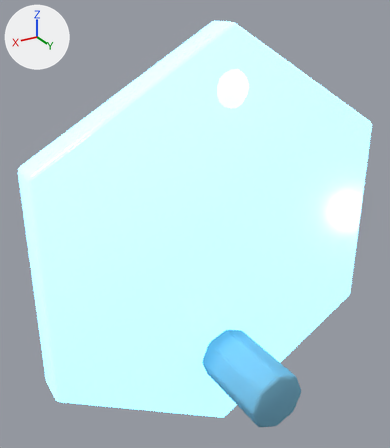
An edit to the Blender file assets-source/blender/buildings/frost_tower.blend, drawn before and after from the same camera.
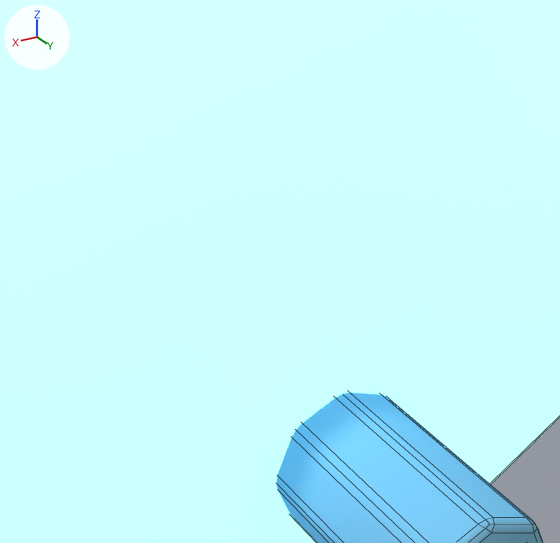
Old and new are each drawn whole from a camera (50 mm lens) standing at (2.72, 4.06, 3.67) and looking at (0.16, -0.19, 1.54) and again close up on the part from 26% to 78% of the width and 42% to 86% of the height. The lights are fixed; the arrows at upper left show +X, +Y and +Z. The older version's two pictures come first. The close-ups show mesh edges as thin lines.

Objects in the first close-up: 'plinth', 'spire'.
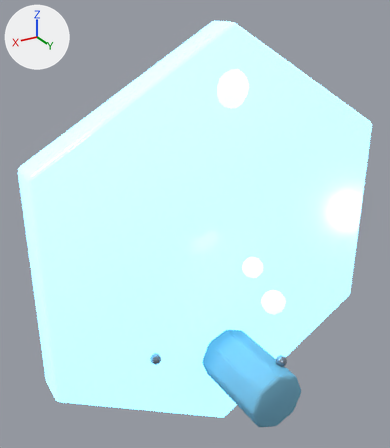
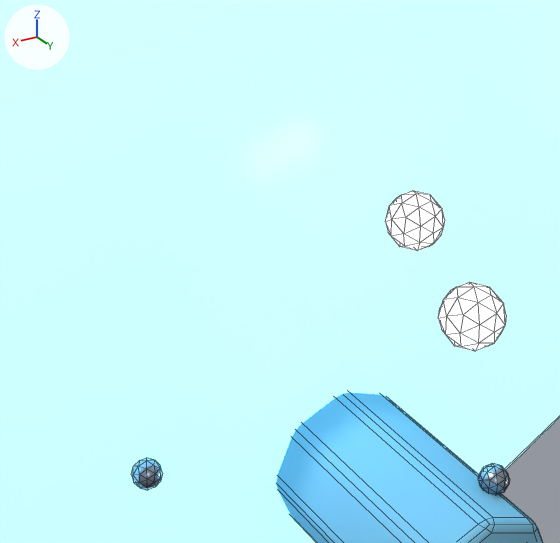
Changed parts and their boxes [x1, y1, x2, y2] in the close-ups (560 x 543 px):
```json
{"object": "identityLamp", "change": "added", "after": [438, 282, 506, 351]}
{"object": "ammoLamp", "change": "added", "after": [385, 191, 445, 251]}
{"object": "plinthBolt.2", "change": "added", "after": [478, 463, 509, 495]}
{"object": "plinthBolt.1", "change": "added", "after": [131, 458, 163, 490]}
```

Edits to the scene script, one JSON object a line:
```json
{"op": "add", "block": "me_icosphere_200", "code": ["me_icosphere_200 = bpy.data.meshes.new('Icosphere.200')", "me_icosphere_200.from_pydata(...)  # an icosphere of 80 faces spanning x -0.095..0.095, y -0.1..0.1, z -0.1..0.1", "me_icosphere_200.polygons.foreach_set('use_smooth', [True] * 80)", "me_icosphere_200.materials.append(mat_mat_frost_tower_glow)  # cyan #adf8ff, glowing cyan #adf8ff"]}
{"op": "add", "block": "me_icosphere_198", "code": ["me_icosphere_198 = bpy.data.meshes.new('Icosphere.198')", "me_icosphere_198.from_pydata(...)  # an icosphere of 80 faces spanning x -0.0523..0.0523, y -0.055..0.055, z -0.055..0.055", "me_icosphere_198.polygons.foreach_set('use_smooth', [True] * 80)", "me_icosphere_198.materials.append(mat_mat_frost_tower_metal)  # greyish blue #99a8b8"]}
{"op": "add", "block": "me_icosphere_195", "code": ["me_icosphere_195 = bpy.data.meshes.new('Icosphere.195')", "me_icosphere_195.from_pydata(...)  # an icosphere of 80 faces spanning x -0.105..0.105, y -0.11..0.11, z -0.11..0.11", "me_icosphere_195.polygons.foreach_set('use_smooth', [True] * 80)", "me_icosphere_195.materials.append(mat_mat_frost_tower_glow)  # cyan #adf8ff, glowing cyan #adf8ff"]}
{"op": "add", "block": "ob_ammolamp", "code": ["ob_ammolamp = bpy.data.objects.new('ammoLamp', me_icosphere_200)", "ob_ammolamp.parent = ob_buildingroot", "ob_ammolamp.location = (0.0, 1.35, -0.56)", "_m = ob_ammolamp.modifiers.new('soft bevel', 'BEVEL')", "_m.width = 0.02", "_m.width_pct = 0.02", "_m.segments = 2"]}
{"op": "add", "block": "ob_plinthbolt_2", "code": ["ob_plinthbolt_2 = bpy.data.objects.new('plinthBolt.2', me_icosphere_198)", "ob_plinthbolt_2.parent = ob_buildingroot", "ob_plinthbolt_2.location = (-0.178, 0.42, -0.841)", "_m = ob_plinthbolt_2.modifiers.new('soft bevel', 'BEVEL')", "_m.width = 0.02", "_m.width_pct = 0.02", "_m.segments = 2"]}
{"op": "add", "block": "ob_plinthbolt_1", "code": ["ob_plinthbolt_1 = bpy.data.objects.new('plinthBolt.1', me_icosphere_198.copy())", "ob_plinthbolt_1.parent = ob_buildingroot", "ob_plinthbolt_1.location = (0.838, 0.42, -0.195)", "_m = ob_plinthbolt_1.modifiers.new('soft bevel', 'BEVEL')", "_m.width = 0.02", "_m.width_pct = 0.02", "_m.segments = 2"]}
{"op": "add", "block": "ob_identitylamp", "code": ["ob_identitylamp = bpy.data.objects.new('identityLamp', me_icosphere_195)", "ob_identitylamp.parent = ob_buildingroot", "ob_identitylamp.location = (0.0, 1.15, -0.88)", "_m = ob_identitylamp.modifiers.new('soft bevel', 'BEVEL')", "_m.width = 0.02", "_m.width_pct = 0.02", "_m.segments = 2"]}
```
